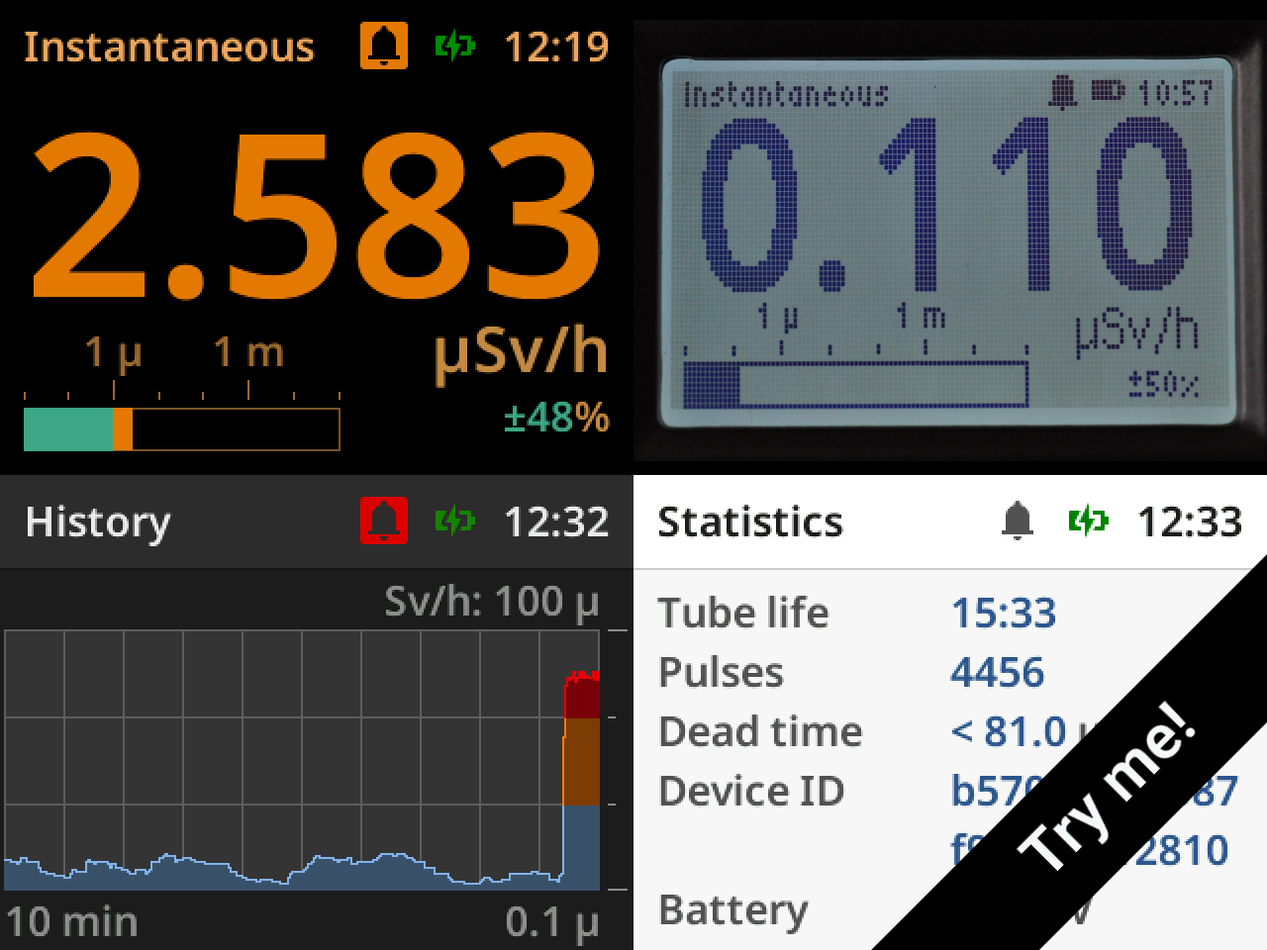
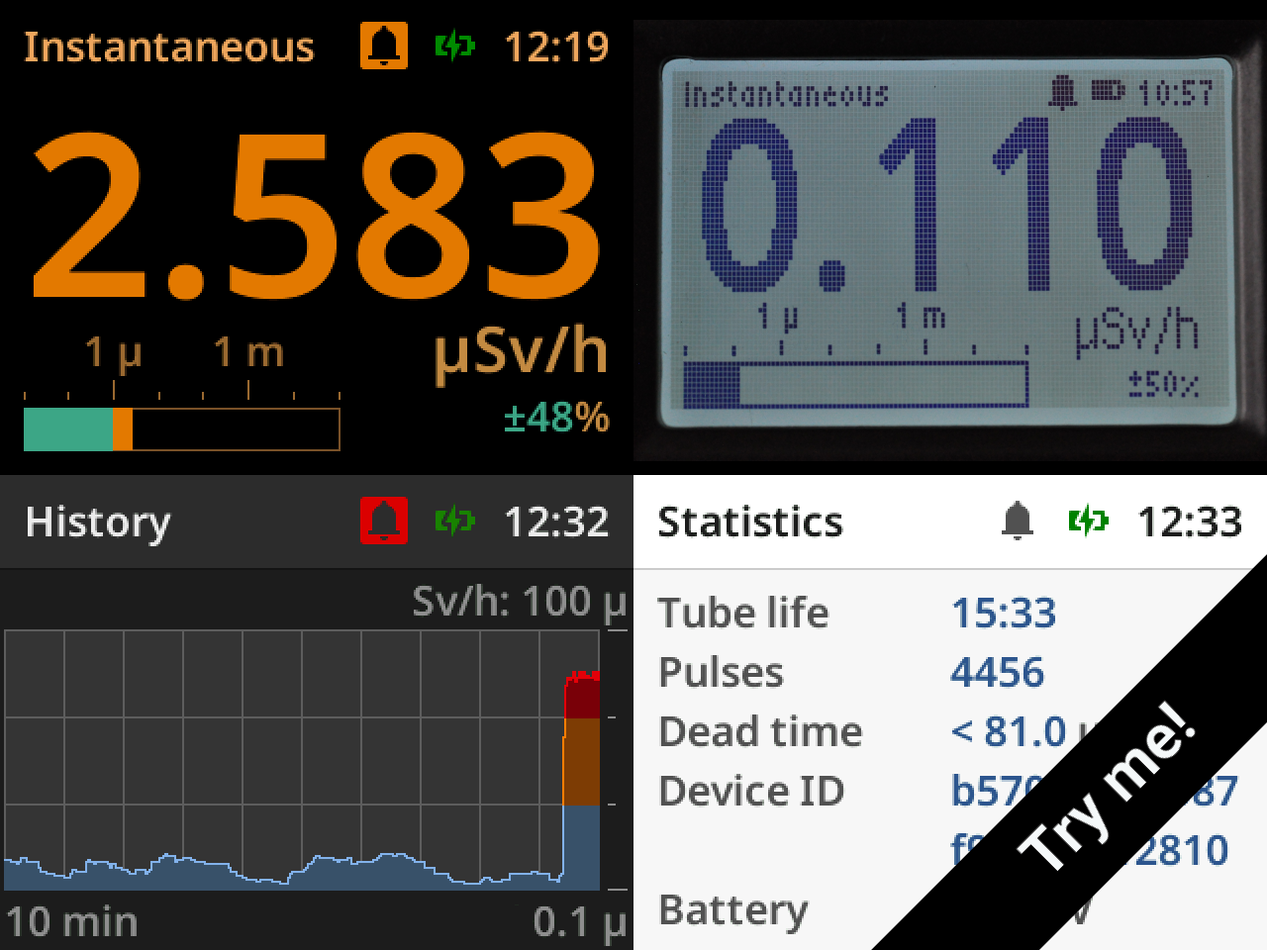
Comparing the layer stacks of the two 1267×950 images. Changes:
painted on "Dusk" over [385, 583, 626, 947]
